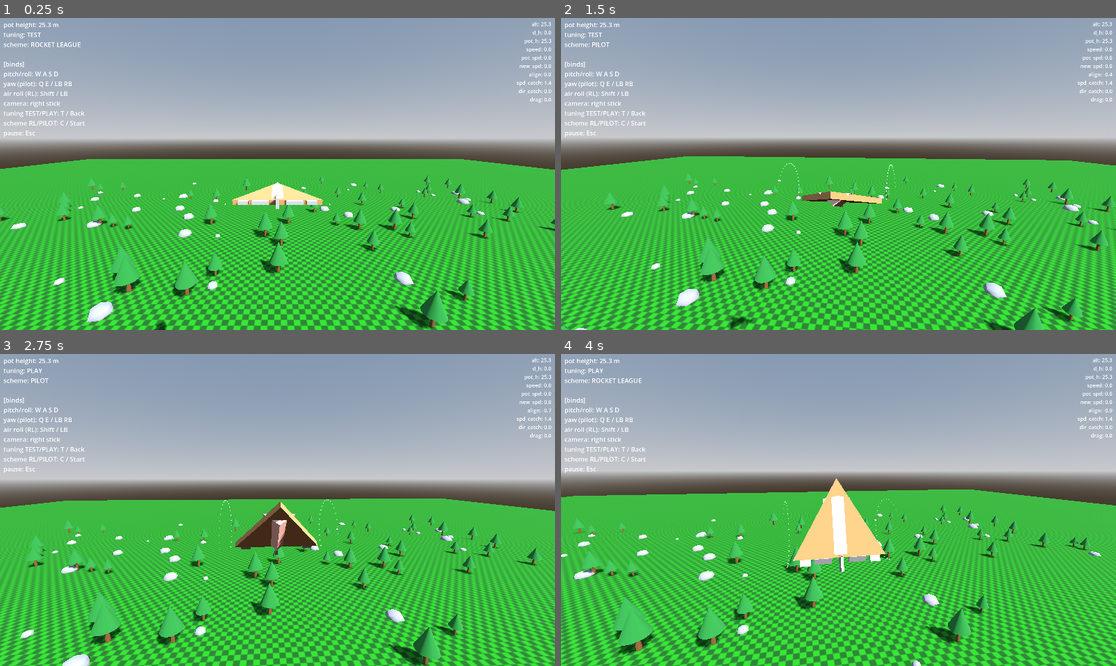
Above: before the commit, frames 1-4 (two rows, left to right).
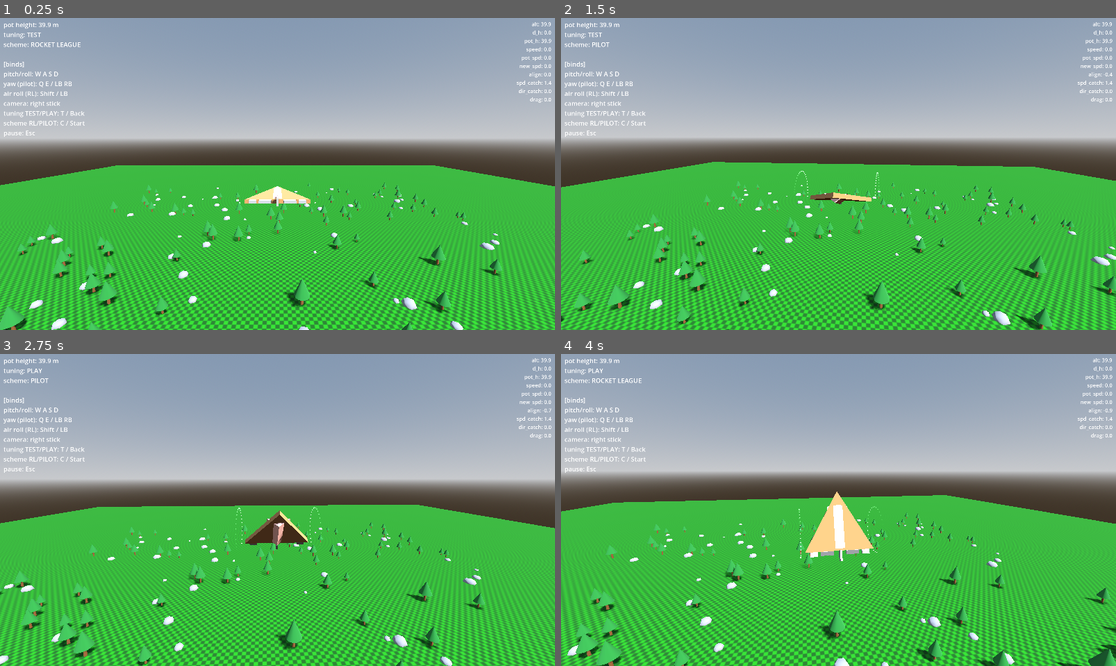
Above: after the commit, the same moments.

Repository: westonkelliher/glider
Game: Godot game, scene res://scenes/main.tscn
Same seed, same stepped clock (60 frames per second), same inputs: the game is played once before the commit and once after it.
Inputs (mouse positions are in pixels of both pictures, inside the frame that each line leads up to):
- Up to frame 1 (0.25 s): no input
- Up to frame 2 (1.5 s): tap Enter at 0.5 s; move the mouse to (866, 174) at 0.52 s; hold Shift (air_roll) 0.53-1.28 s; hold W (move_forward) from 0.53 s (still down); move the mouse to (810, 174) at 1.27 s; tap C (toggle_scheme) at 1.35 s
- Up to frame 3 (2.75 s): keep holding W (move_forward); move the mouse to (288, 503) at 2.02 s; hold T (toggle_tuning) from 2.03 s (still down)
- Up to frame 4 (4 s): keep holding W (move_forward); move the mouse to (832, 516) at 2.77 s; release T (toggle_tuning) at 2.78 s; tap Shift (air_roll) at 2.85 s; move the mouse to (877, 513) at 3.52 s; hold C (toggle_scheme) from 3.53 s (still down)

The runs differ from the first frame. In frame 1, 28% of the frame differs, in the area x 0-100%, y 1-100%; in frame 2, 28%; in frame 3, 27%; in frame 4, 28%.

Commit message:
Scene: shrink glider to 1.5x, raise/back spawn for glider + camera
Co-Authored-By: Claude Opus 4.8 <noreply@anthropic.com>

Diff:
--- a/scenes/main.tscn
+++ b/scenes/main.tscn
@@ -32,8 +32,8 @@
 [node name="Floor" parent="." unique_id=1291254760 instance=ExtResource("3_sugp2")]
 
 [node name="GliderBody" parent="." unique_id=786574907 instance=ExtResource("2_0wfyh")]
-transform = Transform3D(2, 0, 0, 0, 2, 0, 0, 0, 2, 3, 25.340275, 15.763351)
+transform = Transform3D(1.5, 0, 0, 0, 1.5, 0, 0, 0, 1.5, 2.9999924, 39.92811, 62.75814)
 
 [node name="CameraRig" parent="." unique_id=478481249 node_paths=PackedStringArray("target") instance=ExtResource("3_jyhfs")]
-transform = Transform3D(1, 0, 0, 0, 1, 0, 0, 0, 1, 3, 33.65508, 34.35282)
+transform = Transform3D(1, 0, 0, 0, 1, 0, 0, 0, 1, 2.9999924, 48.242912, 81.34761)
 target = NodePath("../GliderBody")
